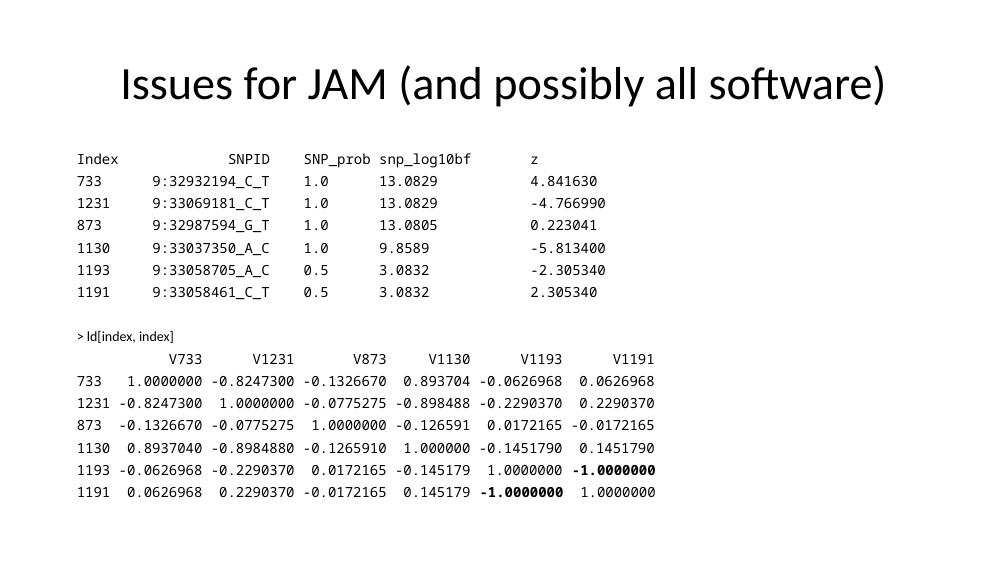
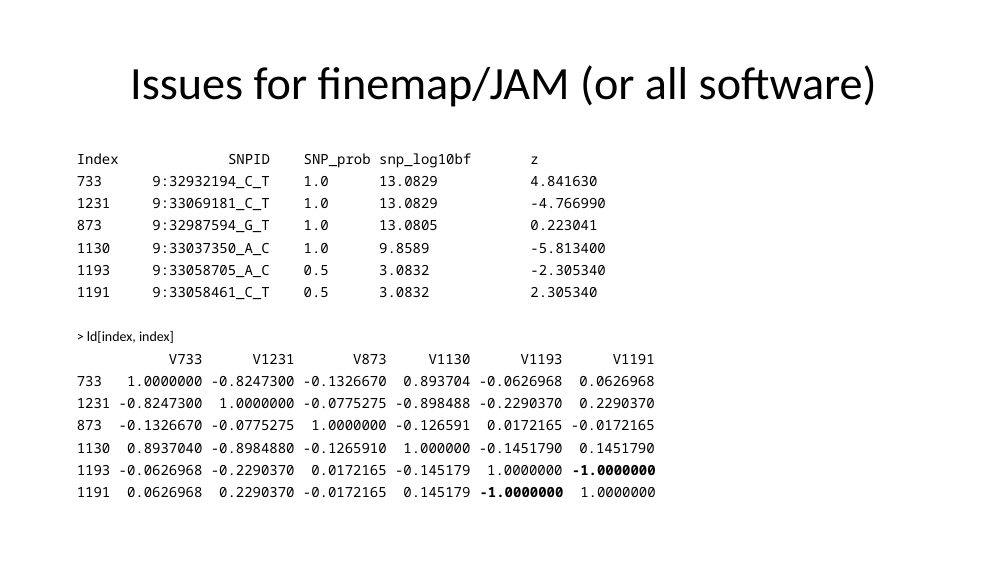
Before and after one commit to jinghuazhao/FM-pipeline, a slide deck: slide 6 of README.pptx. Drawn at 1008x567 pixels with LibreOffice and Linux fonts; fonts in the diff are those of the drawing. Boxes give left, top, right and bottom in pixels: in the first picture for what was removed or moved away, otherwise in the second. Text is boxed around its words. In the diff, an @@ line names an element or a change of style, - is before the commit and + after.

```diff
--- a/README.pptx
+++ b/README.pptx
@@ title at box(130, 65, 877, 107): text changed @@
-Issues for JAM (and possibly all software)
+Issues for finemap/JAM (or all software)
```
Also in this commit, not shown: 3 other slides changed.
